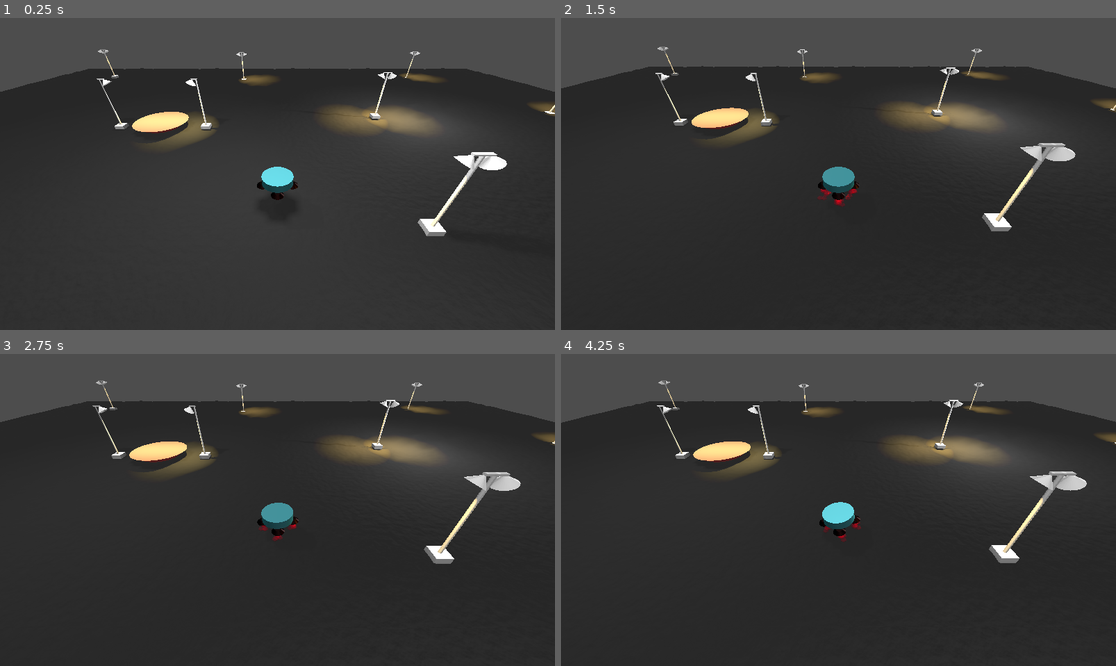
Above: before the commit, frames 1-4 (two rows, left to right).
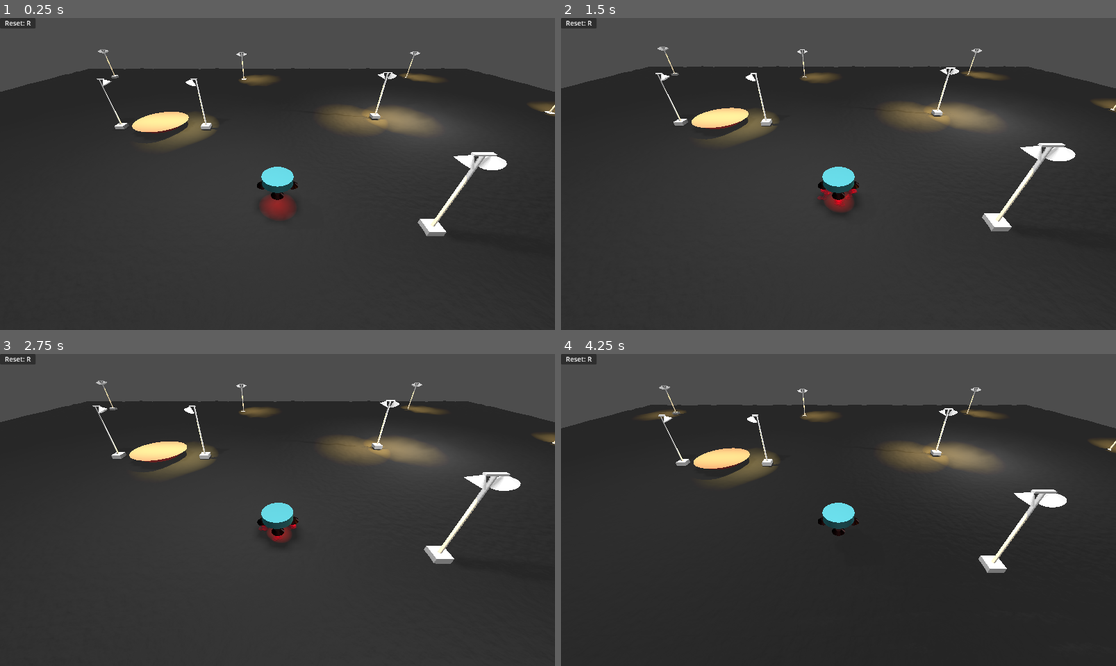
Above: after the commit, the same moments.

Repository: astnohk/LunarMouse3D
Game: Godot game, scene res://Levels/Level001.tscn
The game is run twice, just before and just after one commit, with the same random seed, the same clock (stepped at 60 frames per second) and the same inputs.
Inputs (mouse positions are in pixels of both pictures, inside the frame that each line leads up to):
- Up to frame 1 (0.25 s): no input
- Up to frame 2 (1.5 s): move the mouse to (960, 158) at 0.52 s; press the mouse at (960, 158) at 0.53 s; tap Enter at 1.25 s; move the mouse to (727, 189) at 1.27 s; release the mouse at (727, 189) at 1.28 s; click (727, 189) at 1.35 s
- Up to frame 3 (2.75 s): move the mouse to (333, 441) at 2.02 s; press the mouse at (333, 441) at 2.03 s
- Up to frame 4 (4.25 s): move the mouse to (810, 572) at 2.77 s; release the mouse at (810, 572) at 2.78 s; click (810, 572) at 2.85 s; move the mouse to (1005, 556) at 3.52 s; press the mouse at (1005, 556) at 3.53 s; tap R (Reset, bound only after the commit) at 4.15 s

The runs differ from the first frame. In frame 1, 0.6% of the frame differs, in the area x 0-54%, y 0-65%; in frame 2, 1.5%; in frame 3, 1.4%; in frame 4, 7.0%, in the area x 0-100%, y 0-71%.

Commit message:
Add reset function

Diff:
--- a/Levels/Level001.tscn
+++ b/Levels/Level001.tscn
@@ -6,6 +6,9 @@
 [ext_resource type="PackedScene" uid="uid://cyq7p1m4dlfly" path="res://Rocket/Rocket.tscn" id="4_i07oa"]
 [ext_resource type="PackedScene" uid="uid://dgcv15ppsv2bp" path="res://Objects/LightStands/LightStand001.tscn" id="5_nh6wg"]
 [ext_resource type="PackedScene" uid="uid://cen0t24ciso2" path="res://Objects/LightStands/LightStand002.tscn" id="6_l2ox2"]
+
+[sub_resource type="LabelSettings" id="LabelSettings_dmhmx"]
+font_size = 14
 
 [sub_resource type="LabelSettings" id="LabelSettings_rwyjq"]
 font_size = 64
@@ -90,6 +93,29 @@
 
 [node name="Root" type="Node3D"]
 script = ExtResource("1_ikbha")
+player_scene = ExtResource("4_i07oa")
+
+[node name="ShowControlPanel" type="Panel" parent="."]
+offset_right = 74.0
+offset_bottom = 22.0
+
+[node name="Label" type="Label" parent="ShowControlPanel"]
+layout_mode = 1
+anchors_preset = 8
+anchor_left = 0.5
+anchor_top = 0.5
+anchor_right = 0.5
+anchor_bottom = 0.5
+offset_left = -20.0
+offset_top = -11.5
+offset_right = 20.0
+offset_bottom = 11.5
+grow_horizontal = 2
+grow_vertical = 2
+text = "Reset: R"
+label_settings = SubResource("LabelSettings_dmhmx")
+horizontal_alignment = 1
+vertical_alignment = 1
 
 [node name="Panel" type="Panel" parent="."]
 visible = false
@@ -164,6 +190,7 @@
 shape = SubResource("CylinderShape3D_0tmqx")
 
 [node name="Rocket" parent="." instance=ExtResource("4_i07oa")]
+transform = Transform3D(1, 0, 0, 0, 1, 0, 0, 0, 1, 0, 1, 0)
 
 [node name="SunLight" type="DirectionalLight3D" parent="."]
 transform = Transform3D(1, 0, 0, 0, 1.19249e-08, 1, 0, -1, 1.19249e-08, 0, 2.34714, 0)
--- a/WorldBase.gd
+++ b/WorldBase.gd
@@ -1,10 +1,28 @@
 extends Node3D
+
+@export var player_scene: PackedScene
 
 
 # Called when the node enters the scene tree for the first time.
 func _ready():
 	Input.mouse_mode = Input.MOUSE_MODE_VISIBLE
+	reset_player()
 
 func _detect_goal():
 	print("Goal.")
 	get_node("Panel").visible = true
+
+func _input(event):
+	if event.is_action_pressed("Reset"):
+		reset_player()
+
+func reset_player():
+	# Remove current player
+	var player = get_node_or_null("Rocket")
+	if player:
+		self.remove_child(player)
+	# Spawn new player
+	player = player_scene.instantiate()
+	player.name = "Rocket"
+	add_child(player)
+	print("Reset Player.")
--- a/project.godot
+++ b/project.godot
@@ -26,6 +26,11 @@
 "events": [Object(InputEventMouseButton,"resource_local_to_scene":false,"resource_name":"","device":-1,"window_id":0,"a …(253 unchanged characters)…
 ]
 }
+Reset={
+"deadzone": 0.5,
+"events": [Object(InputEventKey,"resource_local_to_scene":false,"resource_name":"","device":0,"window_id":0,"alt_pressed":false,"shift_pressed":false,"ctrl_pressed":false,"meta_pressed":false,"pressed":false,"keycode":0,"physical_keycode":82,"key_label":0,"unicode":0,"echo":false,"script":null)
+]
+}
 
 [input_devices]
 
Not shown: 1 places in Levels/Level001.tscn that only renumber resources
Not shown, changed: export_presets.cfg
